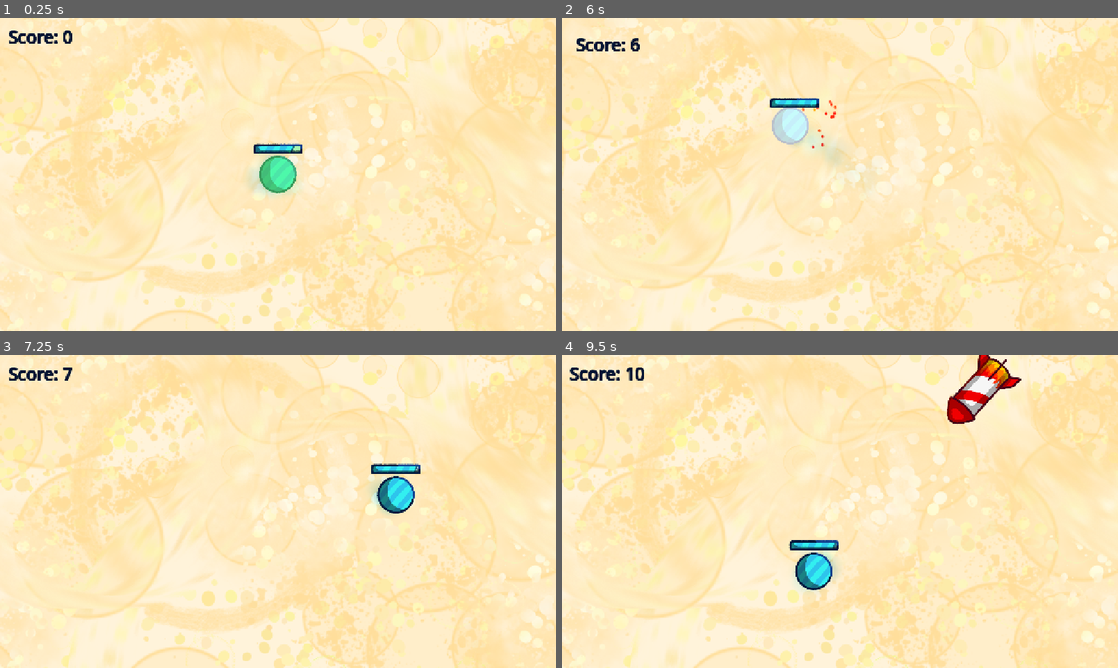
Above: before the commit, frames 1-4 (two rows, left to right).
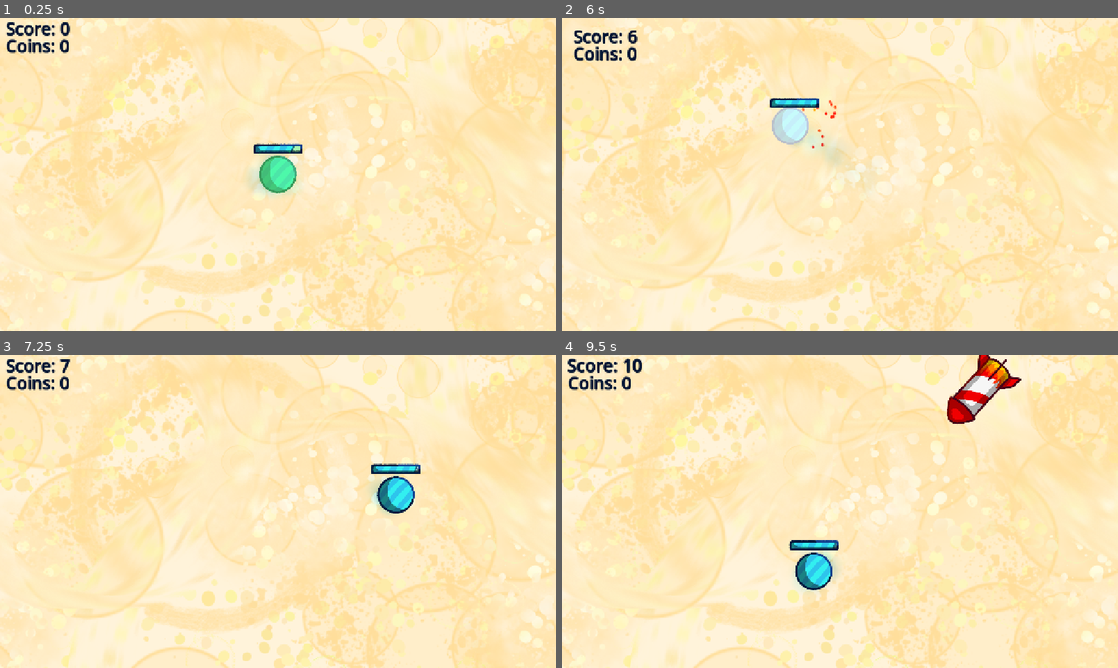
Above: after the commit, the same moments.

Repository: onebobtwobobredbobbluebob/dot-dodge-game
Game: Godot game, scene res://main/main.tscn
The game is run twice, just before and just after one commit, with the same random seed, the same clock (stepped at 60 frames per second) and the same inputs.
Inputs (mouse positions are in pixels of both pictures, inside the frame that each line leads up to):
- Up to frame 1 (0.25 s): no input
- Up to frame 2 (6 s): tap Enter at 0.5 s; move the mouse to (962, 158) at 0.52 s; hold Right 0.53-1.28 s; tap L (toggle_leaderboard) at 0.6, 2.85, 5.1 s; click (962, 158) at 0.67 s; move the mouse to (728, 190) at 1.27 s; hold Down 1.28-2.03 s; tap Alt at 1.35, 3.6, 5.85 s; move the mouse to (895, 105) at 2.02 s; hold Right 2.03-2.78 s; tap Shift at 2.1, 4.35 s; move the mouse to (812, 237) at 2.77 s; hold Up 2.78-3.53 s; click (812, 237) at 2.92 s; move the mouse to (1006, 221) at 3.52 s; hold Left 3.53-5.03 s; move the mouse to (673, 127) at 4.27 s; move the mouse to (867, 174) at 5.02 s; hold Down 5.03-5.78 s; click (867, 174) at 5.17 s; move the mouse to (756, 96) at 5.77 s; hold Right from 5.78 s (still down)
- Up to frame 3 (7.25 s): move the mouse to (400, 495) at 6.52 s; release Right at 6.53 s; hold Up from 6.53 s (still down); tap Shift at 6.6 s
- Up to frame 4 (9.5 s): move the mouse to (728, 527) at 7.27 s; release Up at 7.28 s; hold Right 7.28-8.03 s; tap L (toggle_leaderboard) at 7.35 s; click (728, 527) at 7.42 s; move the mouse to (895, 442) at 8.02 s; hold Down 8.03-8.78 s; tap Alt at 8.1 s; move the mouse to (812, 574) at 8.77 s; hold Left from 8.78 s (still down); tap Shift at 8.85 s

The runs differ from the first frame. In frame 1, 0.7% of the frame differs, in the area x 1-13%, y 1-12%; in frame 2, 0.7%; in frame 3, 0.7%; in frame 4, 0.8%, in the area x 1-15%, y 1-12%.

Commit message:
started adding coin item

Diff:
--- /dev/null
+++ b/enemies/coin.gd
@@ -0,0 +1,74 @@
+extends Area2D
+
+class_name Coin
+const EXPLOSION = preload("uid://cd4d06o1dgqib")
+var mode: int = randi_range(1, 4)
+var speed: float = 3
+var angular_vel: float = 3
+var damage_cooldown: float = 0
+var timer: float = 0
+var flash: float = 0
+var target_position: Vector2
+var starting_position: Vector2
+var alive: bool = true
+func _ready() -> void:
+	find_spawn()
+	#target_position = Vector2(randf_range(-GameState.CENTER.x * 0.9, GameState.CENTER.x * 0.9), randf_range(-GameState.CENTER.y * 0.9, GameState.CENTER.y * 0.9))
+	while (target_position - GameState.player.position).length() < 300:
+		#target_position = Vector2(randf_range(-GameState.CENTER.x * 0.9, GameState.CENTER.x * 0.9), randf_range(-GameState.CENTER.y * 0.9, GameState.CENTER.y * 0.9))
+		find_spawn()
+func find_spawn():
+	if mode == 1:
+		position = Vector2(GameState.CENTER.x + 80, randf_range(-GameState.CENTER.y, GameState.CENTER.y))
+	elif mode == 2:
+		position = Vector2(-(GameState.CENTER.x + 80), randf_range(-GameState.CENTER.y, GameState.CENTER.y))
+	elif mode == 3:
+		position = Vector2(randf_range(-GameState.CENTER.x, GameState.CENTER.x), GameState.CENTER.y + 80)
+	else:
+		position = Vector2(randf_range(-GameState.CENTER.x, GameState.CENTER.x), -(GameState.CENTER.y + 80))
+
+	var to_center: Vector2 = (Vector2(0, 0) - position)
+	to_center = randf_range(to_center.length() * 0.28, to_center.length() * 0.8) * to_center.normalized()
+	target_position = position + to_center
+
+func _physics_process(delta: float) -> void:
+	if alive:
+		timer += delta
+		if timer > 360:
+			timer = fmod(timer, 360)
+		scale = Vector2(1, 1) * (1 + cos(timer * 8) * 0.03)
+		position = lerp(position, target_position, 1 - pow(0.00005, delta))
+		if abs(position.x) > (GameState.CENTER.x + 100):
+			#print("dedx")
+			queue_free()
+		if abs(position.y) > (GameState.CENTER.y + 100):
+			#print("dedy")
+			queue_free()
+
+		if get_overlapping_bodies().has(GameState.player):
+			#print("nji4hufbwejh4e")
+			GameState.coins += 1
+			delete()
+			#GameState.camera.shake += 3
+			#damage_cooldown = 0.1
+			#flash = 0.3
+		#damage_cooldown -= delta
+		#rotation_degrees += angular_vel
+
+		flash = lerp(flash, 0.0, 1 - pow(0.000005, delta))
+		$Sprite2D/Sprite2D.modulate.a = flash
+	else:
+		modulate.a -= delta * 5
+		scale += Vector2(1, 1) * delta
+		if $Sprite2D.self_modulate.a <= 0:
+			queue_free()
+
+
+func delete():
+	alive = false
+	var explosion = EXPLOSION.instantiate()
+	explosion.position = position
+	explosion.position += transform.x * 30
+	GameState.camera.shake += 2
+	#GameState.camera.zoom = Vector2(0.9, 0.9)
+	add_sibling(explosion)
--- /dev/null
+++ b/enemies/coin.tscn
@@ -0,0 +1,50 @@
+[gd_scene format=3 uid="uid://dbi12jt85ok7w"]
+
+[ext_resource type="Script" uid="uid://bwbi4grpefwit" path="res://enemies/coin.gd" id="1_pahg4"]
+[ext_resource type="Texture2D" uid="uid://k6htg83etj3r" path="res://assets/heal_big_background.png" id="2_hg8ee"]
+[ext_resource type="Texture2D" uid="uid://bg7babmyucslb" path="res://assets/heal_big_insides_2.png" id="3_j3n20"]
+[ext_resource type="Script" uid="uid://dhvrmi8ciu7vm" path="res://enemies/heal_insides.gd" id="4_q5jte"]
+[ext_resource type="Texture2D" uid="uid://clj7bwuv3j1m6" path="res://assets/heal_big_outsides.png" id="5_cta3v"]
+[ext_resource type="Texture2D" uid="uid://iqap62b78qjg" path="res://assets/heal_big.png" id="6_myejr"]
+[ext_resource type="Texture2D" uid="uid://bgnjmqhaewv03" path="res://assets/white_overlay.png" id="7_xql4l"]
+
+[sub_resource type="CircleShape2D" id="CircleShape2D_d5n2w"]
+radius = 34.0147
+
+[node name="Coin" type="Area2D" unique_id=776619708]
+script = ExtResource("1_pahg4")
+
+[node name="Sprite2D3" type="Sprite2D" parent="." unique_id=57692076]
+visible = false
+clip_children = 2
+scale = Vector2(0.5, 0.5)
+texture = ExtResource("2_hg8ee")
+
+[node name="HealInsides" type="Sprite2D" parent="Sprite2D3" unique_id=1877273433]
+position = Vector2(-70, 0)
+texture = ExtResource("3_j3n20")
+script = ExtResource("4_q5jte")
+
+[node name="Sprite2D2" type="Sprite2D" parent="." unique_id=519167984]
+visible = false
+scale = Vector2(0.5, 0.5)
+texture = ExtResource("5_cta3v")
+
+[node name="Sprite2D" type="Sprite2D" parent="." unique_id=1962454380]
+self_modulate = Color(1, 0, 0, 1)
+clip_children = 2
+scale = Vector2(0.5, 0.5)
+texture = ExtResource("6_myejr")
+
+[node name="Sprite2D2" type="Sprite2D" parent="Sprite2D" unique_id=673447104]
+modulate = Color(1, 0.55, 0.8200002, 1)
+scale = Vector2(3.3888888, 3.0666666)
+texture = ExtResource("7_xql4l")
+
+[node name="Sprite2D" type="Sprite2D" parent="Sprite2D" unique_id=2099814254]
+modulate = Color(1, 1, 1, 0)
+scale = Vector2(3.3888888, 3.0666666)
+texture = ExtResource("7_xql4l")
+
+[node name="CollisionShape2D" type="CollisionShape2D" parent="." unique_id=1951337750]
+shape = SubResource("CircleShape2D_d5n2w")
--- a/enemies/explosion3.tscn
+++ b/enemies/explosion3.tscn
@@ -10,7 +10,7 @@
 offsets = PackedFloat32Array(0, 0.12972973, 1)
 colors = PackedColorArray(0.3685, 0.5076501, 0.55, 1, 0.39, 0.39, 0.39, 1, 1, 1, 1, 1)
 
-[node name="Explosion2" type="Node2D" unique_id=1987168652]
+[node name="Explosion3" type="Node2D" unique_id=1987168652]
 script = ExtResource("1_jre5e")
 
 [node name="CPUParticles2D" type="CPUParticles2D" parent="." unique_id=1812128018]
--- /dev/null
+++ b/enemies/explosion4.tscn
@@ -0,0 +1,36 @@
+[gd_scene format=3 uid="uid://cd4d06o1dgqib"]
+
+[ext_resource type="Script" uid="uid://blc0uhalrxn1r" path="res://enemies/explosion.gd" id="1_d2epe"]
+[ext_resource type="Texture2D" uid="uid://f6vcvrybpkr2" path="res://assets/particle_1.png" id="2_fmgr8"]
+
+[sub_resource type="Gradient" id="Gradient_ovo5l"]
+offsets = PackedFloat32Array(0, 0.74654377)
+colors = PackedColorArray(1, 1, 1, 1, 1, 1, 1, 0)
+
+[sub_resource type="Gradient" id="Gradient_1vlv1"]
+offsets = PackedFloat32Array(0, 0.4423963, 0.86175114, 1)
+colors = PackedColorArray(0.6912, 0.71328, 0.72, 1, 0.82, 0.82, 0.82, 1, 1, 1, 1, 1, 1, 1, 1, 1)
+
+[node name="Explosion4" type="Node2D" unique_id=1987168652]
+script = ExtResource("1_d2epe")
+
+[node name="CPUParticles2D" type="CPUParticles2D" parent="." unique_id=1812128018]
+emitting = false
+amount = 20
+texture = ExtResource("2_fmgr8")
+one_shot = true
+explosiveness = 0.9
+emission_shape = 1
+emission_sphere_radius = 10.0
+spread = 180.0
+gravity = Vector2(0, 0)
+initial_velocity_min = 180.0
+initial_velocity_max = 270.0
+linear_accel_min = 4.0
+linear_accel_max = 5.0
+damping_min = 170.0
+damping_max = 170.0
+scale_amount_max = 1.5
+color = Color(1, 0.52, 0.8399999, 1)
+color_ramp = SubResource("Gradient_ovo5l")
+color_initial_ramp = SubResource("Gradient_1vlv1")
--- a/global/game_state.gd
+++ b/global/game_state.gd
@@ -5,6 +5,8 @@
 var player: CharacterBody2D
 var alive: bool
 var timer: float
+var coins: int
+var total_coins: int
 
 func _process(delta: float) -> void:
 	timer += delta
--- a/world/coins_count.gd
+++ b/world/coins_count.gd
@@ -1,15 +1,15 @@
 extends Label
 
-var score: int = 0
-var old_score: int = 0
+var coins: int = 0
+var old_coins: int = 0
 var target_scale: float = 1
 
 func _process(delta: float) -> void:
-	score = int(round(GameState.timer))
-	text = "Score: " + str(score)
-	if not old_score == score:
+	coins = int(round(GameState.coins))
+	text = "Coins: " + str(coins)
+	if not old_coins == coins:
 		target_scale = 1.1
 	else:
 		target_scale = 1
 	scale = lerp(scale, Vector2(target_scale, target_scale), 1 - pow(0.0000005, delta))
-	old_score = score
+	old_coins = coins
--- a/world/world.gd
+++ b/world/world.gd
@@ -4,16 +4,19 @@
 const SAW = preload("uid://hvx68dliwpai")
 const HEAL = preload("uid://bb25hrqjtx7yw")
 const LASER = preload("uid://d1ulw7nutlcgd")
+const COIN = preload("uid://dbi12jt85ok7w")
 
 
 var timer: float = 0
 var timer2: float = 0
 var timer3: float = 0
 var timer4: float = 0
+var timer5: float = 0
 var goal: float = 4
 var goal2: float = 30
 var goal3: float = 22
 var goal4: float = 55
+var goal5: float = 15
 
 func _process(delta: float) -> void:
 	if timer > goal:
@@ -22,8 +25,7 @@
 		timer = 0
 
 	if timer2 > goal2:
-		var heal = HEAL.instantiate()
-		$Enemies.add_child(heal)
+		add_item(HEAL, 1)
 		goal2 = randf_range(14, 26)
 		timer2 = 0
 
@@ -34,13 +36,19 @@
 
 	if timer4 > goal4:
 		add_item(LASER, min(round(randf_range(1, 1 + ((GameState.timer - 60) / 60))), 3))
-		goal4 = randf_range(max(25 / (1 + (GameState.timer / 60)), 6), max(30 / (1 + ((GameState.timer - 60) / 80)), 10))
+		goal4 = randf_range(10, 40)
 		timer4 = 0
+
+	if timer5 > goal5:
+		add_item(COIN, min(round(randf_range(1, max(1 + ((GameState.timer - 40) / 50), 1))), 3))
+		goal5 = randf_range(max(25 / (1 + (GameState.timer / 60)), 6), max(30 / (1 + ((GameState.timer - 60) / 80)), 10))
+		timer5 = 0
 
 	timer += delta
 	timer2 += delta
 	timer3 += delta
 	timer4 += delta
+	timer5 += delta
 
 func add_item(ITEM: PackedScene, amount: int):
 	for i in range(amount):
--- a/world/world.tscn
+++ b/world/world.tscn
@@ -33,10 +33,10 @@
 
 [node name="ScoreCount" type="Label" parent="." unique_id=1276136382]
 modulate = Color(0, 0.078431375, 0.20392157, 1)
-offset_left = -621.0
-offset_top = -344.0
-offset_right = -466.0
-offset_bottom = -290.0
+offset_left = -627.0
+offset_top = -363.0
+offset_right = -472.0
+offset_bottom = -309.0
 pivot_offset_ratio = Vector2(0.5, 0.5)
 theme_override_colors/font_shadow_color = Color(0.16470589, 0.79607844, 0.8, 1)
 theme_override_font_sizes/font_size = 39
@@ -45,14 +45,14 @@
 
 [node name="CoinsCount" type="Label" parent="." unique_id=842717429]
 modulate = Color(0, 0.078431375, 0.20392157, 1)
-offset_left = -621.0
-offset_top = -344.0
-offset_right = -466.0
-offset_bottom = -290.0
+offset_left = -627.0
+offset_top = -323.0
+offset_right = -472.0
+offset_bottom = -269.0
 pivot_offset_ratio = Vector2(0.5, 0.5)
 theme_override_colors/font_shadow_color = Color(0.16470589, 0.79607844, 0.8, 1)
 theme_override_font_sizes/font_size = 39
-text = "Score: 0"
+text = "Coins: 0"
 script = ExtResource("7_fyhu2")
 
 [node name="CanvasLayer" type="CanvasLayer" parent="." unique_id=2086182324]
Not shown, added: enemies/coin.gd.uid
